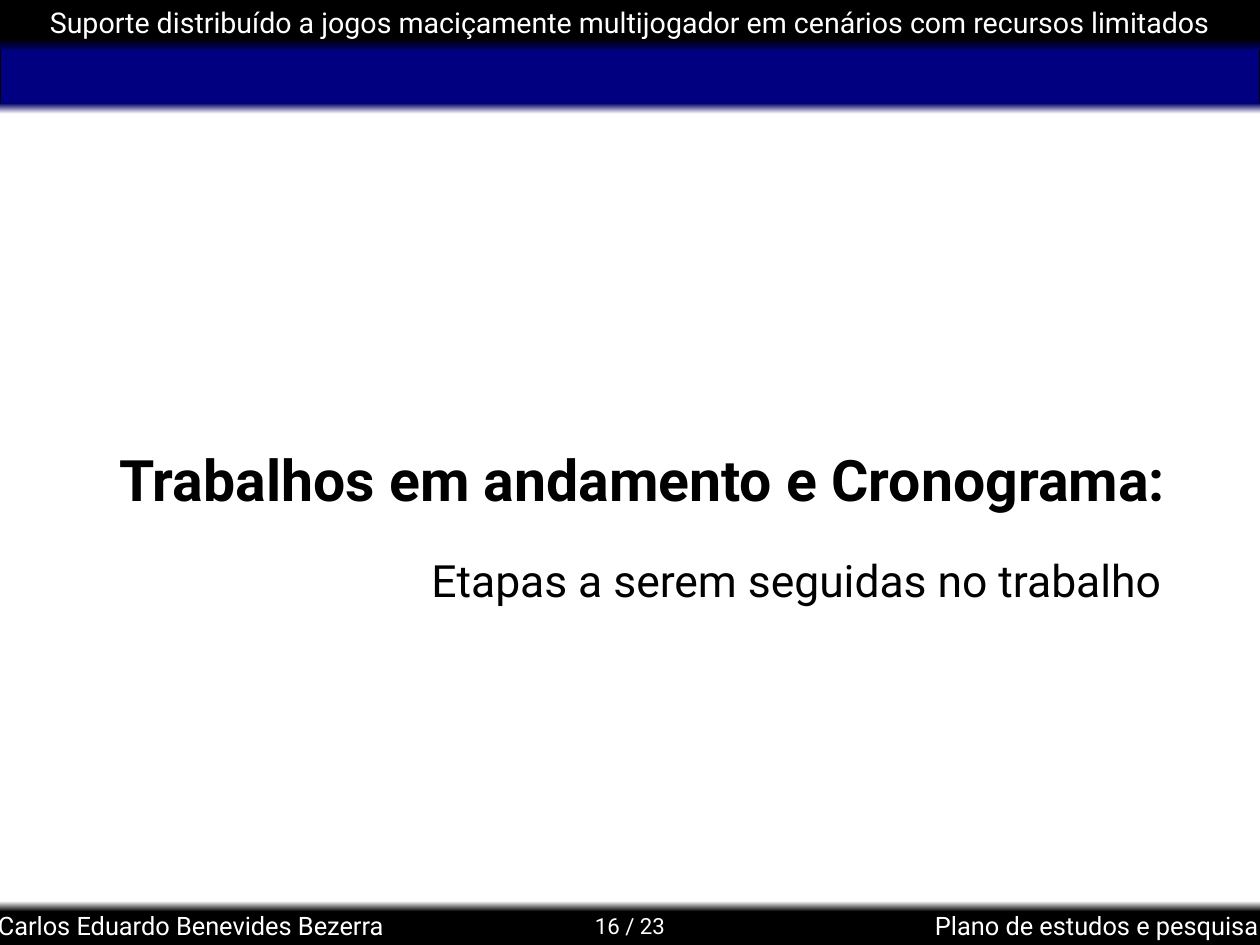
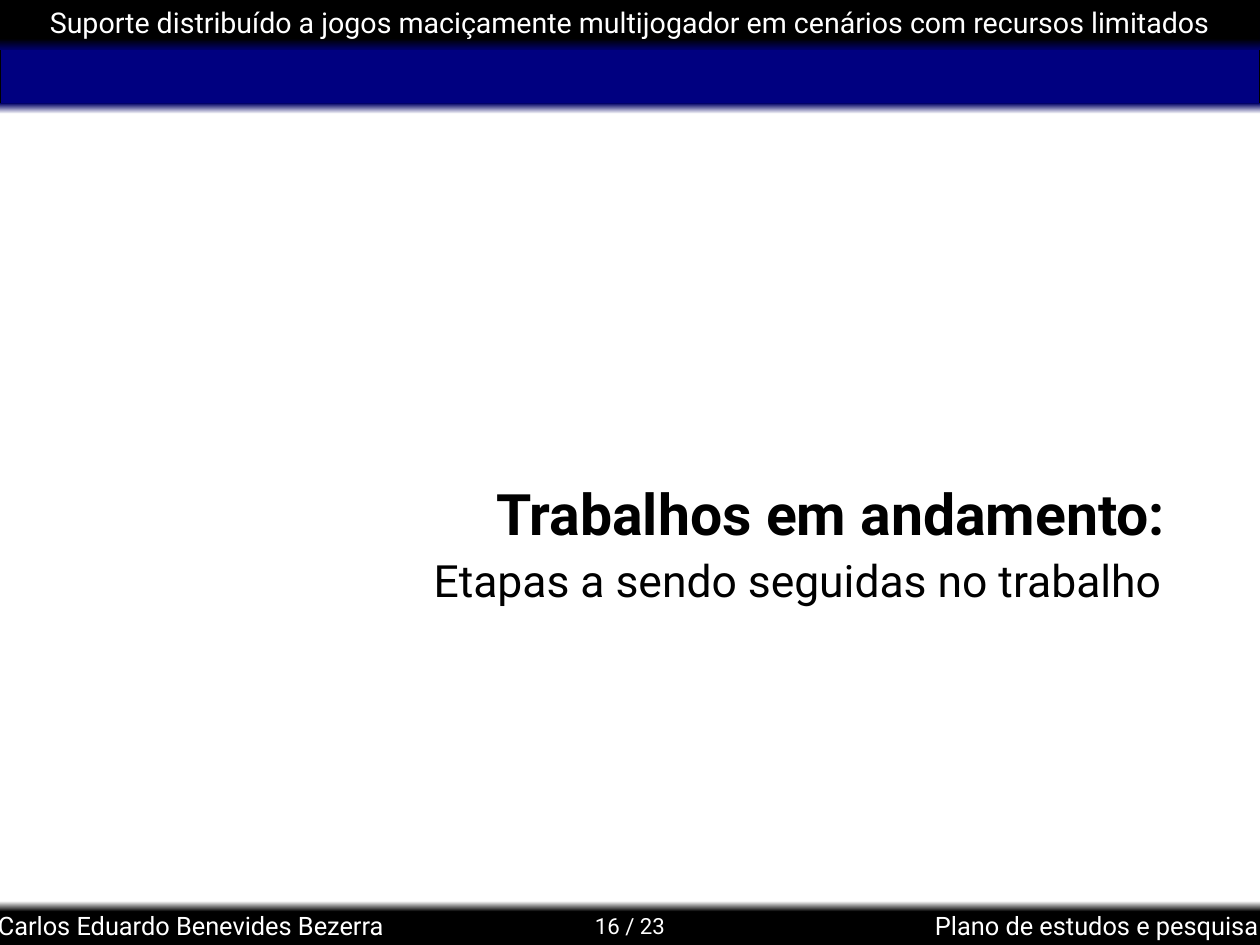
Before and after one commit to kdubezerra/kdubezerra, a slide deck: slide 16 of textos/semac/Semac_Defesa.ppt. Drawn at 1260x945 pixels with LibreOffice and Linux fonts; fonts in the diff are those of the drawing; background and template pictures are left out. Boxes give left, top, right and bottom in pixels: in the first picture for what was removed or moved away, otherwise in the second. Text is boxed around its words. In the diff, an @@ line names an element or a change of style, - is before the commit and + after.

```diff
--- a/textos/semac/Semac_Defesa.ppt
+++ b/textos/semac/Semac_Defesa.ppt
@@ title at [496, 492, 1166, 536]: text changed @@
-Trabalhos em andamento e Cronograma:
+Trabalhos em andamento:
@@ subtitle at [434, 563, 1160, 607]: text changed @@
-Etapas a serem seguidas no trabalho
+Etapas a sendo seguidas no trabalho
```
Also in this commit, not shown: 4 other slides changed, 1 slide added.
